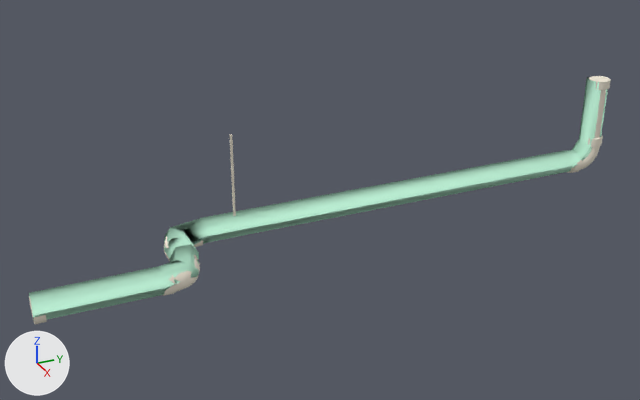
The Blender file src/props_mining/ceiling_pipe06.blend: old version first, new version second.
Rendered twice from a 50 mm lens placed at (146.4, -77.1, 60.9), pointed at (-5.3, -8.9, -15.0). Lighting does not change. The marker at lower left points along +X, +Y and +Z.

Names of what the first picture shows: 'ceiling_pipe06', 'ceiling_pipe06_physics'.
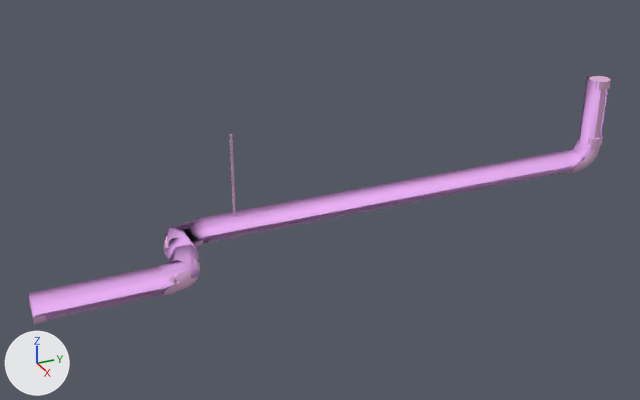
Pixel boxes [x1, y1, x2, y2] of what changed, in the pictures (640 x 400 px):
'ceiling_pipe06_physics', recoloured (green to purple)
    both: [29, 77, 608, 320]
'ceiling_pipe06', recoloured (white to pink)
    both: [29, 76, 611, 324]

Patch to the scene script:
```diff
--- a/src/props_mining/ceiling_pipe06.blend.py
+++ b/src/props_mining/ceiling_pipe06.blend.py
@@ mat_ceiling_pipe01 @@
 mat_ceiling_pipe01 = diffuse_material('ceiling_pipe01')
-mat_ceiling_pipe01.base_color = (0.871, 0.812, 0.683)  # white #f0e9d7
+mat_ceiling_pipe01.base_color = (0.713, 0.423, 0.672)  # pink #dcaed6
@@ mat_phy @@
 mat_phy = diffuse_material('  phy')
-mat_phy.base_color = (0.525, 0.9, 0.688)  # green #c0f3d8
+mat_phy.base_color = (0.876, 0.461, 0.969)  # purple #f1b5fb
```
